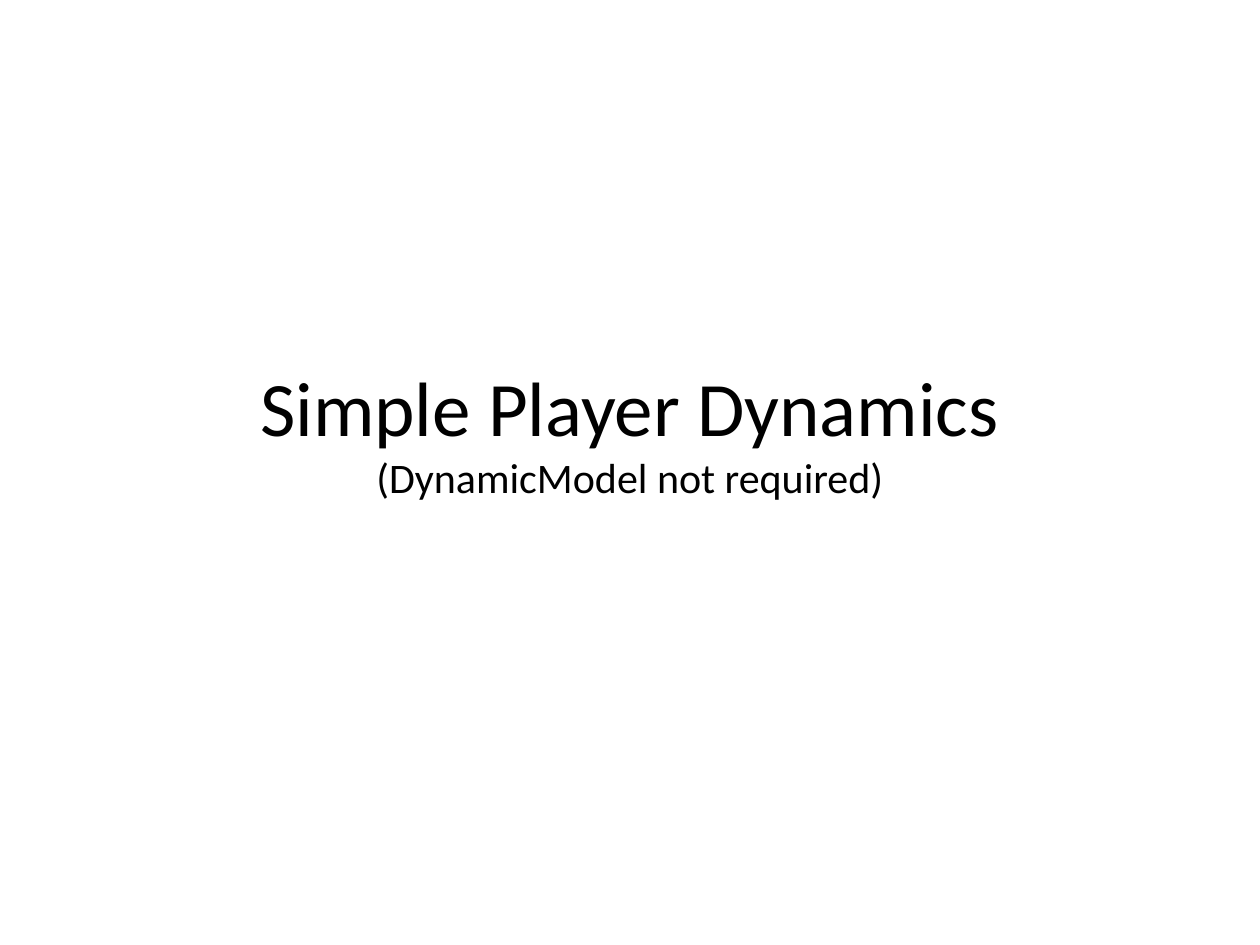
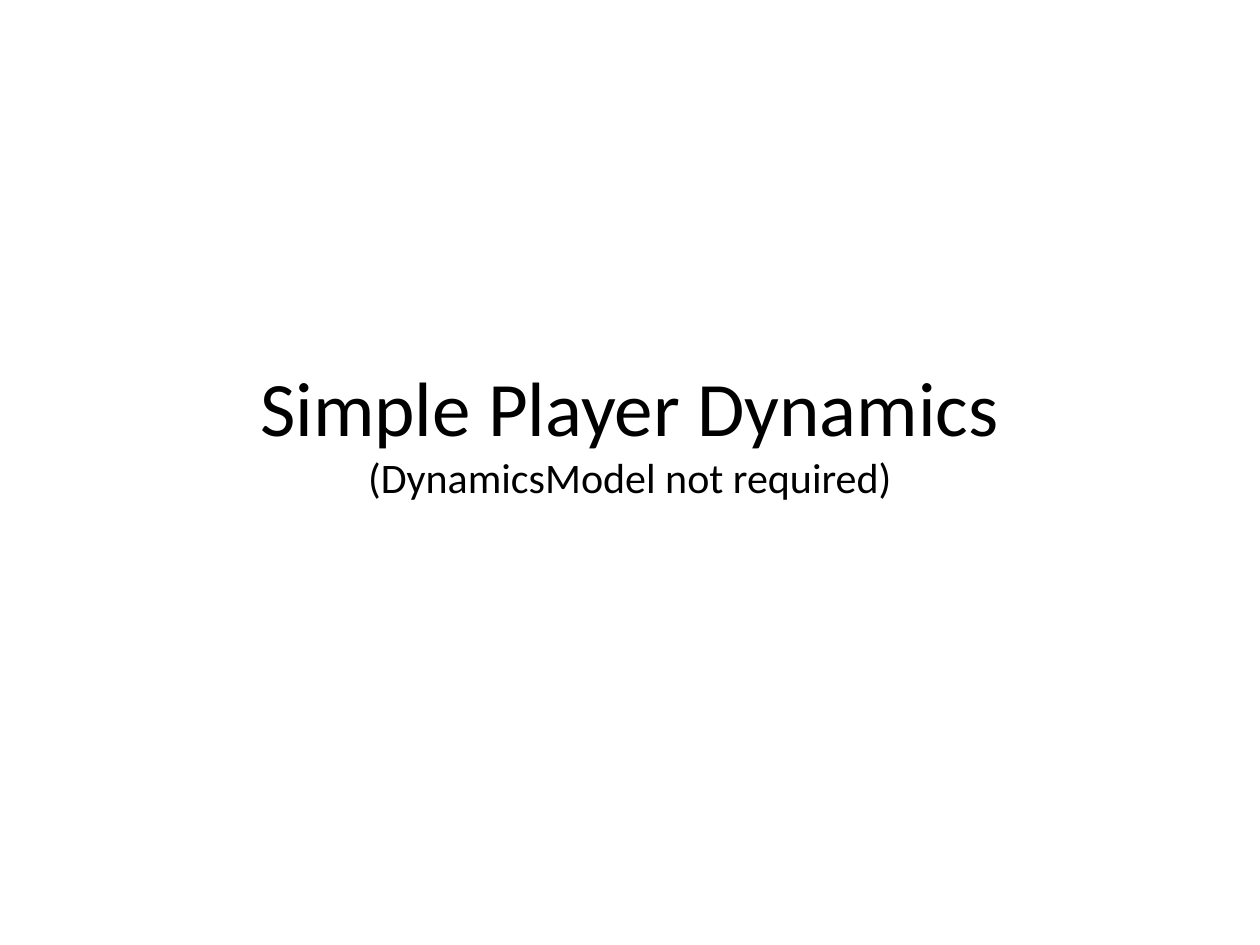
Before and after one commit to doughodson/OpenEaagles, a slide deck: slide 8 of doc/player-agent.pptx (slide 7 before the commit). Drawn at 1260x945 pixels with LibreOffice and Linux fonts; fonts in the diff are those of the drawing. Boxes give left, top, right and bottom in pixels: in the first picture for what was removed or moved away, otherwise in the second. Text is boxed around its words. In the diff, an @@ line names an element or a change of style, - is before the commit and + after.

```diff
--- a/doc/player-agent.pptx
+++ b/doc/player-agent.pptx
@@ text at (260,382,998,500): text changed @@
-Simple Player Dynamics
-(DynamicModel not required)
+Simple Player Dynamics
+(DynamicsModel not required)
```
Also in this commit, not shown: 4 other slides changed, 1 slide added.
